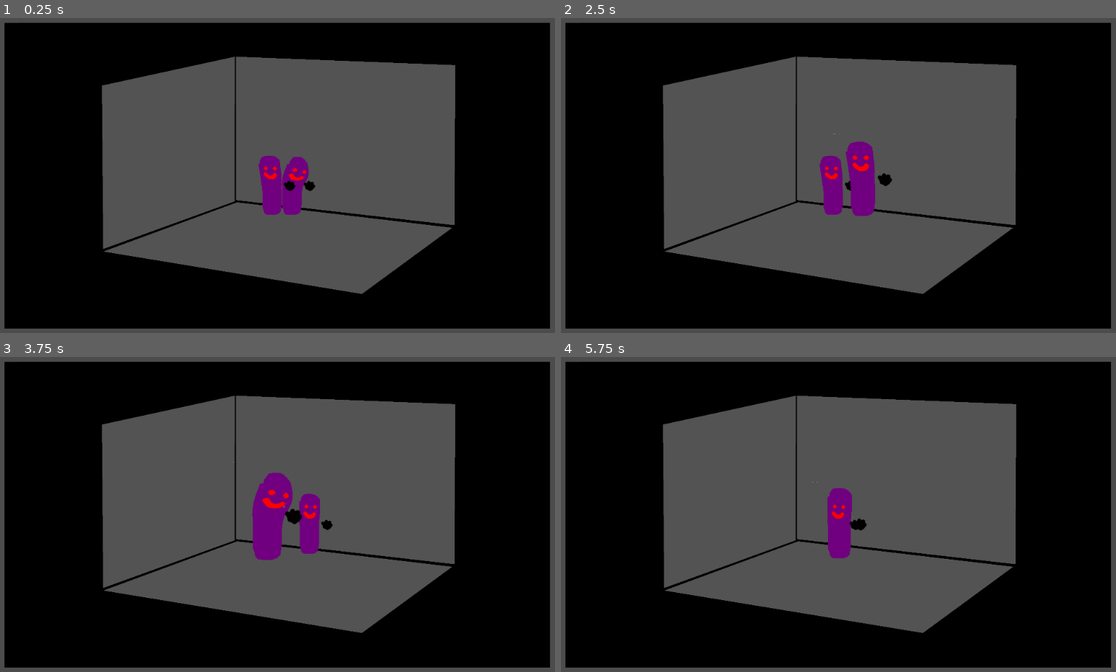
Above: before the commit, frames 1-4 (two rows, left to right).
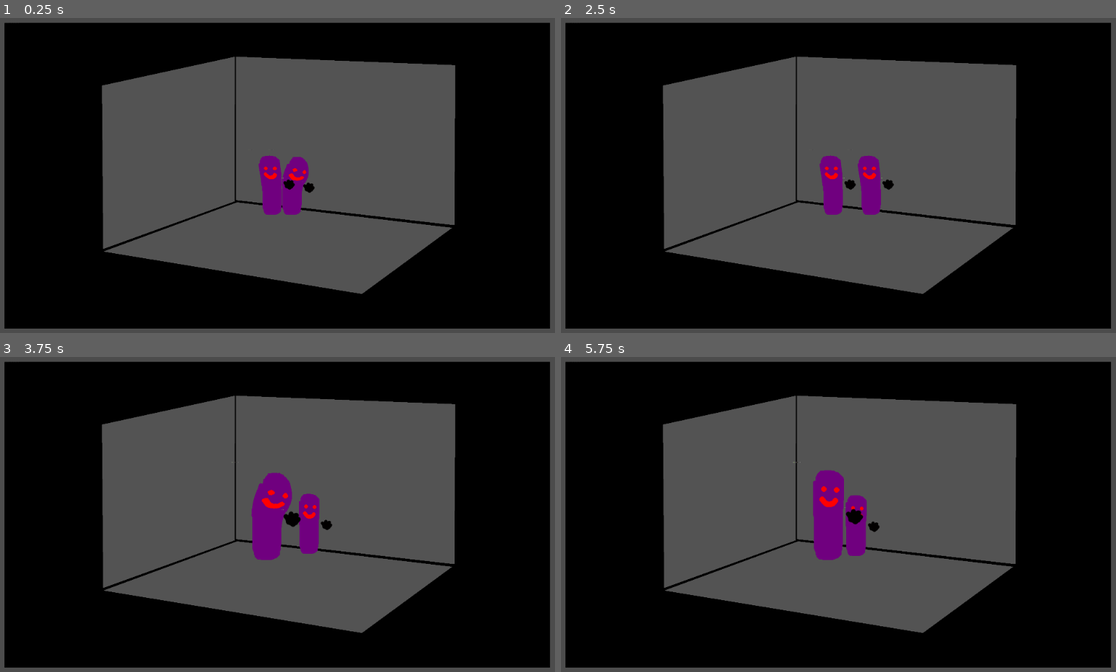
Above: after the commit, the same moments.

Repository: Schonn/GodotSpriteBarcodes
Game: Godot game, scene res://SpriteProcessing/BarcodeSpriteLoader.tscn
Same seed, same stepped clock (60 frames per second), same inputs: the game is played once before the commit and once after it.
Inputs:
- Up to frame 1 (0.25 s): no input
- Up to frame 2 (2.5 s): tap Enter at 1.25 s
- Up to frame 3 (3.75 s): no input
- Up to frame 4 (5.75 s): no input

The runs differ from the first frame. In frame 1, less than 0.1% of the frame differs, in the area x 50-57%, y 50-56%; in frame 2, 0.9%; in frame 3, 0.3%; in frame 4, 1.7%, in the area x 41-58%, y 33-65%.

Commit message:
Unparent responses and move speed

Diff:
--- a/SpriteProcessing/BarcodeSpriteLoader.gd
+++ b/SpriteProcessing/BarcodeSpriteLoader.gd
@@ -26,14 +26,14 @@
 		return finalItemList
 
 #move an object to an attachment point while respecting origin points
-func moveWithOriginPoints(targetOffset,targetScale,targetLayer,movingObject):
-	var interpPosition = lerp(movingObject.get("position"), Vector2(targetOffset[0], targetOffset[1]), 0.1)
+func moveWithOriginPoints(targetOffset,targetScale,targetSpeed,targetLayer,movingObject):
+	var interpPosition = lerp(movingObject.get("position"), Vector2(targetOffset[0], targetOffset[1]), targetSpeed)
 	var interpScale = lerp(movingObject.get("scale"), Vector2(targetScale[0], targetScale[1]), 0.3)
 	movingObject.set("position",Vector2(interpPosition[0],interpPosition[1]))
 	movingObject.set("scale",Vector2(interpScale[0],interpScale[1]))
 	if(movingObject.z_index != targetLayer):
 		movingObject.z_index = targetLayer
-	return(movingObject.get("position").distance_to(Vector2(targetOffset[0],targetOffset[1])) > 0.5)
+	return(movingObject.get("position").distance_to(Vector2(targetOffset[0],targetOffset[1])) > 0.2)
 
 #load choose type and variant for a new image or image change
 func chooseTypeAndVariant(loadMethodSwitch,acceptableTypes,acceptableVariants,elementOverride,typeOverride):
@@ -146,8 +146,8 @@
 				movingObject.acceptableTargetMovePoints = randomNavPoint.neigborNavPoints
 	else:
 		#if there is hardly any distance left to move, pick a new navigation target
-		if(moveWithOriginPoints(movingObject.targetMovePoint.attachPosition,movingObject.targetMovePoint.attachScale,movingObject.targetMovePoint.attachLayer,movingObject) == false):
-			#but also randomly don't pick a target
+		if(moveWithOriginPoints(movingObject.targetMovePoint.attachPosition,movingObject.targetMovePoint.attachScale,movingObject.targetMovePoint.navMoveSpeed,movingObject.targetMovePoint.attachLayer,movingObject) == false):
+			#chance of not picking a target
 			if(randi() % 30 == 1):
 				movingObject.targetMovePoint.attachedObject = null
 				movingObject.targetMovePoint = null
--- a/SpriteProcessing/ContextImage.gd
+++ b/SpriteProcessing/ContextImage.gd
@@ -16,11 +16,31 @@
 var imageLoadMethod = null
 var imageLoadElement = null
 var imageLoadType = null
+#how to handle being unparented
+#0 is remove self, 1 is go back to previous parent
+var unparentResponseType = 0
+#the object that this object was previously parented to if reparented
+var previousParent = null
+
+#function to handle being unparented
+func unparentResponse():
+	#0 is remove self, 1 is go back to previous parent or to the current grandparent
+	#if the parent is a background (it has load method 0) and it has changed, always remove self
+	if(unparentResponseType == 0 or get_parent().imageLoadMethod == 0):
+		self.queue_free()
+	else:
+		if(previousParent == null):
+			var grandParent = get_parent().get_parent()
+			get_parent().remove_child(self)
+			grandParent.add_child(self)
+		else:
+			get_parent().remove_child(self)
+			previousParent.add_child(self)
 
 #pixel processing mode enumerators
 enum {PPNONE,PPATTACHPOINT,PPORIGINPOINT,PPACCEPTVARIANTS}
 #attachment argument mode enumerators
-enum {AIMAGETYPES,AIMAGEVARIANTS,ANEIGHBORPOINTS}
+enum {AIMAGETYPES,AIMAGEVARIANTS,ANEIGHBORPOINTS,AMOVESPEED}
 
 #round pixel data for reading rgb as 0 to 100
 func roundPixelData(pixelRGB):
@@ -43,8 +63,7 @@
 func updateImage(newImage):
 	#clear children
 	for markedChild in self.get_children():
-		markedChild.queue_free()
-		self.remove_child(markedChild)
+		markedChild.unparentResponse()
 	#clear attachment point data
 	self.attachmentPoints = []
 	#load image into node texture from argument
@@ -90,10 +109,12 @@
 					#second signal indicates end of input and time to gather and process origin point data
 					if(checkSignalInPixel(readPixelHEX,originPointSignal)):
 						#set origin point from pixel, where R and G are X and Y as a percent of image size
+						#also set unparent response type from B where 0 is remove self and 1 or other is unparent
 						if(len(originPointArguments) > 0):
 							var positionX = round((originPointArguments[0][0] * 0.01)*readPixelCopy.get_width())
 							var positionY = round((originPointArguments[0][1] * 0.01)*readPixelCopy.get_height())
 							self.originPoint = [positionX,positionY]
+							self.unparentResponseType = originPointArguments[0][2]
 						originPointArguments = []
 						pixelReadMode = PPNONE
 					else:
@@ -139,6 +160,7 @@
 							var acceptedVariantsList = []
 							var navNeighborsList = []
 							var attachReadStage = AIMAGETYPES
+							var navigationSpeed = 0.1
 							for acceptedTypeVariantIterator in range(2,len(attachPointArguments)):
 								#read for delimiter and change type, variant or neigbor navigation read mode
 								if(checkSignalInPixel(attachPointArguments[acceptedTypeVariantIterator],nextArgumentSignal)):
@@ -149,9 +171,11 @@
 									appendAllHexIfNotExisting(acceptedVariantsList,attachPointArguments[acceptedTypeVariantIterator])
 								elif(attachReadStage == ANEIGHBORPOINTS):
 									appendAllHexIfNotExisting(navNeighborsList,attachPointArguments[acceptedTypeVariantIterator])
+								elif(attachReadStage == AMOVESPEED):
+									navigationSpeed = (attachPointArguments[acceptedTypeVariantIterator][0])*0.01
 							#set up point using data read in from pixels
 							var newAttachPoint = ImageAttachPoint.new()
-							newAttachPoint.setupPoint([positionX, positionY], [scaleX, scaleY], pointTypeNumber, acceptedTypesList, relativeLayer, acceptedVariantsList,navNeighborsList)
+							newAttachPoint.setupPoint([positionX, positionY], [scaleX, scaleY], pointTypeNumber, acceptedTypesList, relativeLayer, acceptedVariantsList,navNeighborsList,navigationSpeed)
 							attachmentPoints.append(newAttachPoint)
 						attachPointArguments = []
 						pixelReadMode = PPNONE
--- a/SpriteProcessing/imageAttachPoint.gd
+++ b/SpriteProcessing/imageAttachPoint.gd
@@ -21,8 +21,10 @@
 var createdObject = false
 #for navigation attach points, the list of navigation points that can be moved to from this point
 var neigborNavPoints = []
+#how fast to move to this point if it is a nav point
+var navMoveSpeed = 0.1
 
-func setupPoint(attachXY,attachScaleXY,attachTypeNumber,acceptedCategoriesList,relativeAttachLayer,acceptedVariantsList,neighborNavigationPoints):
+func setupPoint(attachXY,attachScaleXY,attachTypeNumber,acceptedCategoriesList,relativeAttachLayer,acceptedVariantsList,neighborNavigationPoints,navigationSpeed):
 	self.attachTypeEnum = attachTypeNumber
 	self.acceptedCategories = acceptedCategoriesList
 	self.attachPosition = attachXY
@@ -30,4 +32,5 @@
 	self.acceptedVariants = acceptedVariantsList
 	self.neigborNavPoints = neighborNavigationPoints
 	self.attachScale = attachScaleXY
+	self.navMoveSpeed = navigationSpeed
 	#print("point type number is " + str(self.attachTypeEnum) + ", categories are " + str(self.acceptedCategories) + ", accepted variants are " + str(self.acceptedVariants) + ", attach layer is " + str(self.attachLayer) + " and position is " + str(self.attachPosition))
Binary file changed: Images/Backgrounds/TestBackground/0/0.png
Binary file changed: Images/Objects/TestObject/0/1.png
Binary file changed: Images/Objects/TestObject/0/2.png
Binary file changed: Images/Objects/TestObject/1/0.png
